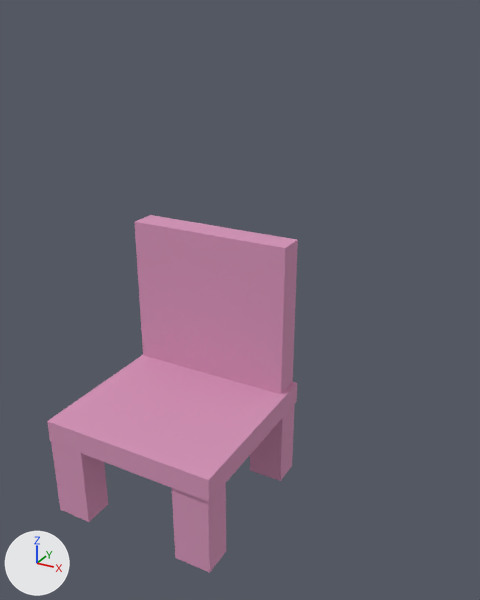
The OBJ model ProyectoFinal/ProyectoFinal/Models/Silla/Silla.obj, before and after one commit.
Rendered twice from a camera (50 mm lens) standing at (2.27, -3.05, 2.95) and looking at (0.29, 0.55, 1.15). Lighting does not change. The marker at lower left points along +X, +Y and +Z. Where no turn or scale is listed for an object, it has been applied to the vertices.

The first picture shows 'Silla'.
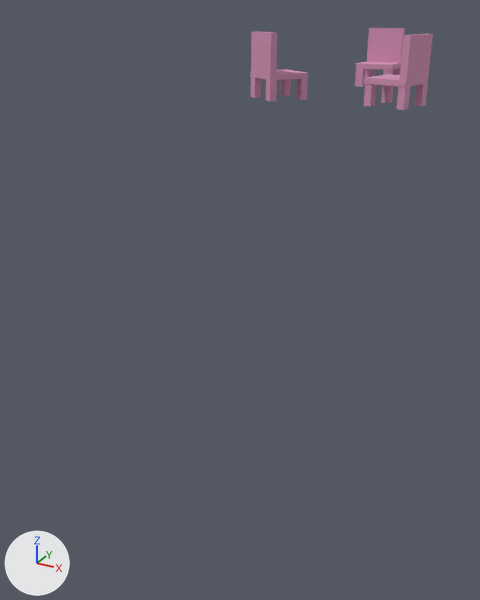
Patch to the scene script:
```diff
--- a/ProyectoFinal/ProyectoFinal/Models/Silla/Silla.obj.py
+++ b/ProyectoFinal/ProyectoFinal/Models/Silla/Silla.obj.py
@@ me_silla @@
-me_silla.from_pydata(...)  # 48 vertices, 36 faces; spans x -0.29..0.81, y -0.72..0.38, z 0.09..1.71
+me_silla.from_pydata(...)  # 144 vertices, 108 faces; spans x 0.08..1.23, y 0.93..2.33, z 2.4..2.81
+# me_silla part 1: the loose piece of 8 vertices spanning x -0.28..0.78, y 0.2..0.37, z 0.71..1.71 is turned 144.6 degrees about the z axis through its middle and scaled by 0.254, then moved by (-0.04, 0.74, 1.48)
+# me_silla part 2: the loose piece of 8 vertices spanning x -0.29..-0.06, y 0.19..0.38, z 0.09..0.61 is turned 144.6 degrees about the z axis through its middle and scaled by 0.254, then moved by (0.29, 0.81, 2.12)
+# me_silla part 3: the loose piece of 8 vertices spanning x 0.57..0.8, y 0.19..0.37, z 0.09..0.61 is turned 144.6 degrees about the z axis through its middle and scaled by 0.254, then moved by (-0.39, 0.68, 2.12)
+# me_silla part 4: the loose piece of 8 vertices spanning x 0.56..0.79, y -0.7..-0.52, z 0.09..0.61 is turned 144.6 degrees about the z axis through its middle and scaled by 0.254, then moved by (-0.25, 1.76, 2.12)
+# me_silla part 5: the loose piece of 8 vertices spanning x -0.29..-0.06, y -0.72..-0.53, z 0.09..0.61 is turned 144.6 degrees about the z axis through its middle and scaled by 0.254, then moved by (0.42, 1.9, 2.12)
+# me_silla part 6: the loose piece of 8 vertices spanning x -0.29..0.81, y -0.72..0.38, z 0.61..0.75 is turned 144.6 degrees about the z axis through its middle and scaled by 0.254, then moved by (0.01, 1.3, 1.87)
+# me_silla part 7: a new loose piece, a box spanning x 0.472..0.74, y 2.286..2.33, z 2.559..2.813, in mat_silla_lambert2sg (picture img_rosa_png)
+# me_silla part 8: a new loose piece, a box spanning x 0.687..0.745, y 2.283..2.33, z 2.403..2.534, in mat_silla_lambert2sg (picture img_rosa_png)
+# me_silla part 9: a new loose piece, a box spanning x 0.469..0.527, y 2.284..2.331, z 2.403..2.534, in mat_silla_lambert2sg (picture img_rosa_png)
+# me_silla part 10: a new loose piece, a box spanning x 0.471..0.529, y 2.053..2.1, z 2.403..2.534, in mat_silla_lambert2sg (picture img_rosa_png)
+# me_silla part 11: a new loose piece, a box spanning x 0.686..0.744, y 2.057..2.103, z 2.403..2.534, in mat_silla_lambert2sg (picture img_rosa_png)
+# me_silla part 12: a new loose piece, a box spanning x 0.47..0.748, y 2.052..2.331, z 2.533..2.569, in mat_silla_lambert2sg (picture img_rosa_png)
+# me_silla part 13: the loose piece of 8 vertices spanning x -0.28..0.78, y 0.2..0.37, z 0.71..1.71 is copied, and the copy is turned -102.7 degrees about the z axis through its middle and scaled by 0.254, then moved by (0.93, 0.81, 1.48), in mat_silla2_lambert2sg (picture img_rosa_png); it spans x 1.12..1.23, y 0.96..1.23, z 2.56..2.81
+# me_silla part 14: the loose piece of 8 vertices spanning x 0.57..0.8, y 0.19..0.37, z 0.09..0.61 is copied, and the copy is turned -102.7 degrees about the z axis through its middle and scaled by 0.254, then moved by (0.47, 0.71, 2.12), in mat_silla2_lambert2sg (picture img_rosa_png); it spans x 1.12..1.18, y 0.96..1.02, z 2.4..2.53
+# me_silla part 15: the loose piece of 8 vertices spanning x 0.57..0.8, y 0.19..0.37, z 0.09..0.61 is copied, and the copy is turned -102.7 degrees about the z axis through its middle and scaled by 0.254, then moved by (0.52, 0.92, 2.12), in mat_silla2_lambert2sg (picture img_rosa_png); it spans x 1.17..1.23, y 1.17..1.24, z 2.4..2.53
+# me_silla part 16: the loose piece of 8 vertices spanning x 0.57..0.8, y 0.19..0.37, z 0.09..0.61 is copied, and the copy is turned -102.7 degrees about the z axis through its middle and scaled by 0.254, then moved by (0.29, 0.97, 2.12), in mat_silla2_lambert2sg (picture img_rosa_png); it spans x 0.94..1.0, y 1.22..1.29, z 2.4..2.53
+# me_silla part 17: the loose piece of 8 vertices spanning x 0.57..0.8, y 0.19..0.37, z 0.09..0.61 is copied, and the copy is turned -102.7 degrees about the z axis through its middle and scaled by 0.254, then moved by (0.25, 0.76, 2.12), in mat_silla2_lambert2sg (picture img_rosa_png); it spans x 0.9..0.96, y 1.01..1.07, z 2.4..2.53
+# me_silla part 18: the loose piece of 8 vertices spanning x -0.29..0.81, y -0.72..0.38, z 0.61..0.75 is copied, and the copy is turned -102.7 degrees about the z axis through its middle and scaled by 0.254, then moved by (0.8, 1.29, 1.87), in mat_silla2_lambert2sg (picture img_rosa_png); it spans x 0.89..1.23, y 0.95..1.29, z 2.53..2.57
 me_silla.materials.append(mat_lambert2sg)
+me_silla.materials.append(mat_silla_lambert2sg)  # picture img_rosa_png
+me_silla.materials.append(mat_silla2_lambert2sg)  # picture img_rosa_png
```

Location of each change, (x1, y1, x2, y2) in pixels of the pictures (480 x 600 px; the box of a moved part takes in the faces that stretch with it):
'Silla', reshaped (27% narrower, 77% shorter): before (47, 215, 298, 573); after (251, 28, 433, 110)
part 1 of me_silla, moved or reshaped: before (134, 215, 298, 394); after (251, 31, 277, 74)
part 2 of me_silla, moved or reshaped (not visible before): after (251, 77, 261, 98)
part 3 of me_silla, moved or reshaped: before (250, 404, 295, 481); after (266, 79, 277, 102)
part 4 of me_silla, moved or reshaped: before (172, 483, 226, 573); after (296, 78, 308, 100)
part 5 of me_silla, moved or reshaped: before (51, 442, 108, 522); after (280, 79, 291, 96)
part 6 of me_silla, moved or reshaped: before (47, 355, 297, 502); after (251, 69, 308, 80)
part 7 of me_silla, added (pink): after (367, 28, 405, 63)
part 8 of me_silla, added: after (393, 68, 401, 75)
part 9 of me_silla, added: after (365, 69, 375, 77)
part 10 of me_silla, added: after (355, 68, 365, 87)
part 11 of me_silla, added: after (383, 70, 393, 75)
part 12 of me_silla, added: after (356, 61, 401, 70)
part 13 of me_silla, added (purple): after (400, 34, 433, 80)
part 14 of me_silla, added: after (396, 86, 410, 110)
part 15 of me_silla, added: after (414, 83, 428, 106)
part 16 of me_silla, added: after (381, 85, 394, 103)
part 17 of me_silla, added: after (363, 84, 377, 107)
part 18 of me_silla, added (pink): after (364, 74, 428, 87)
